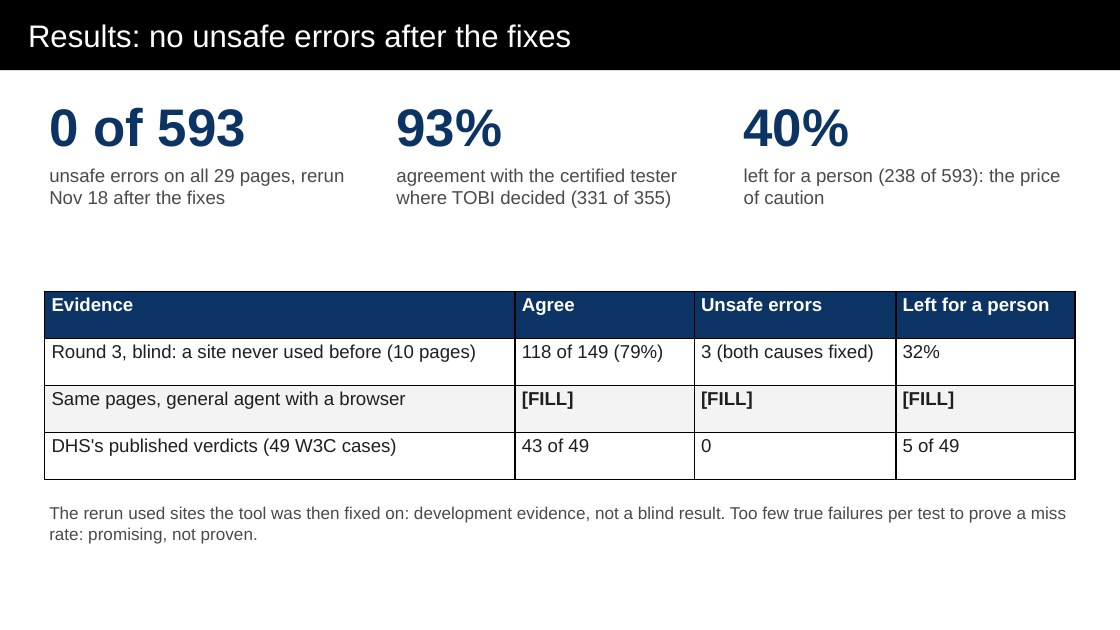
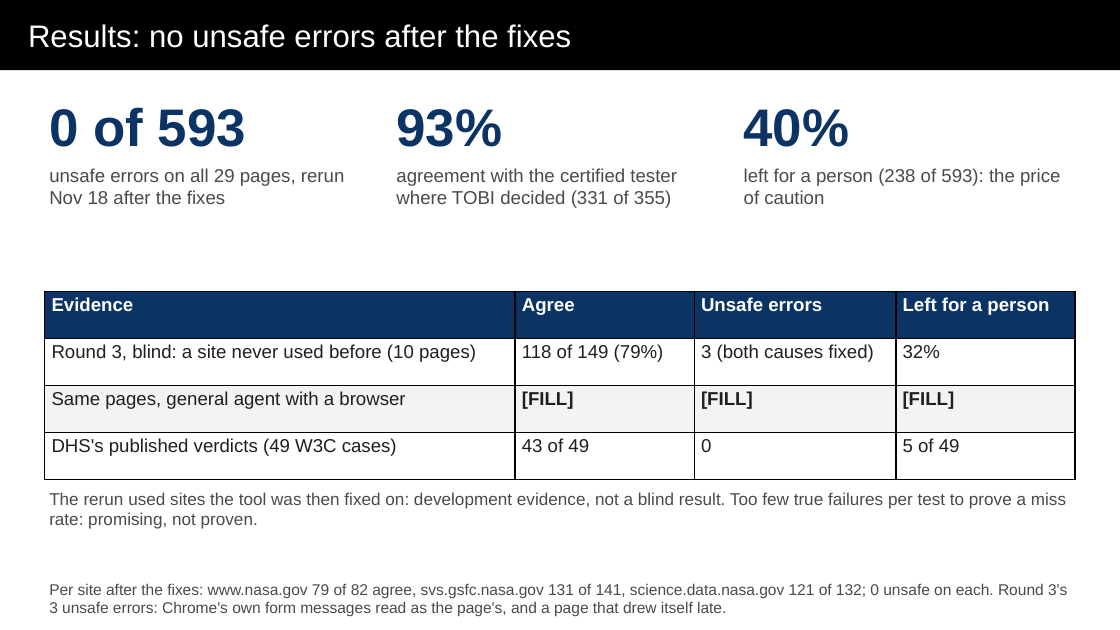
Before and after one commit to abbybowman/tobi508, a slide deck: slide 13 of docs/hackathon/out/TOBI-deck.pptx. Drawn at 1120x630 pixels with LibreOffice and Linux fonts; fonts in the diff are those of the drawing. Boxes give left, top, right and bottom in pixels: in the first picture for what was removed or moved away, otherwise in the second. Text is boxed around its words. In the diff, an @@ line names an element or a change of style, - is before the commit and + after.

```diff
--- a/docs/hackathon/out/TOBI-deck.pptx
+++ b/docs/hackathon/out/TOBI-deck.pptx
@@ text "The rerun used sites the ...": place and size @@
-text "The rerun used sites the ..." at box(49, 506, 1066, 544)
+text "The rerun used sites the ..." at box(49, 492, 1066, 529)
@@ text added at box(49, 583, 1067, 617), 10 pt, text #4A4A4A @@
+Per site after the fixes: www.nasa.gov 79 of 82 agree, svs.gsfc.nasa.gov 131 of 141, science.data.nasa.gov 121 of 132; 0 unsafe on each. Round 3's 3 unsafe errors: Chrome's own form messages read as the page's, and a page that drew itself late.
```
Also in this commit, not shown: 10 other slides changed, 3 other files.
